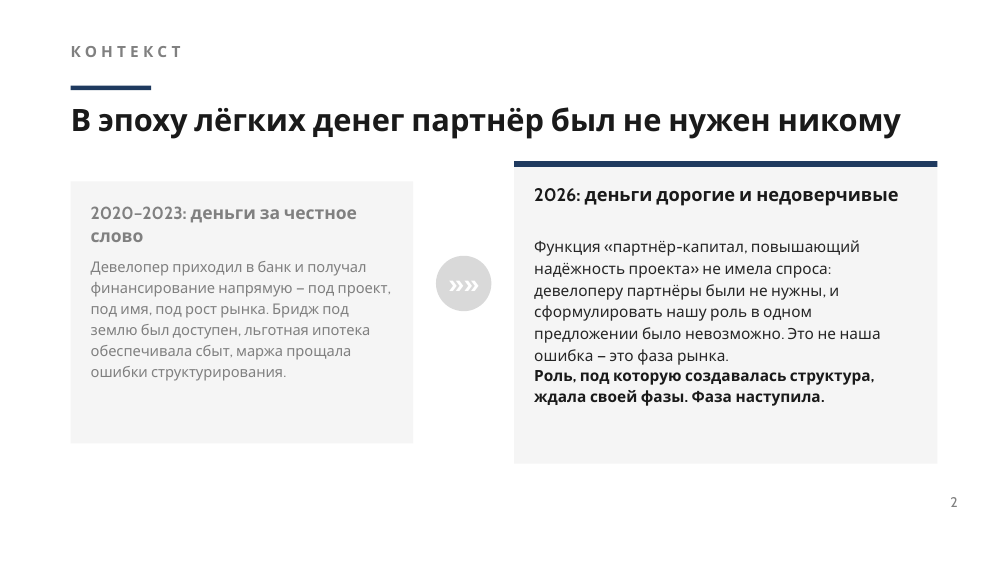
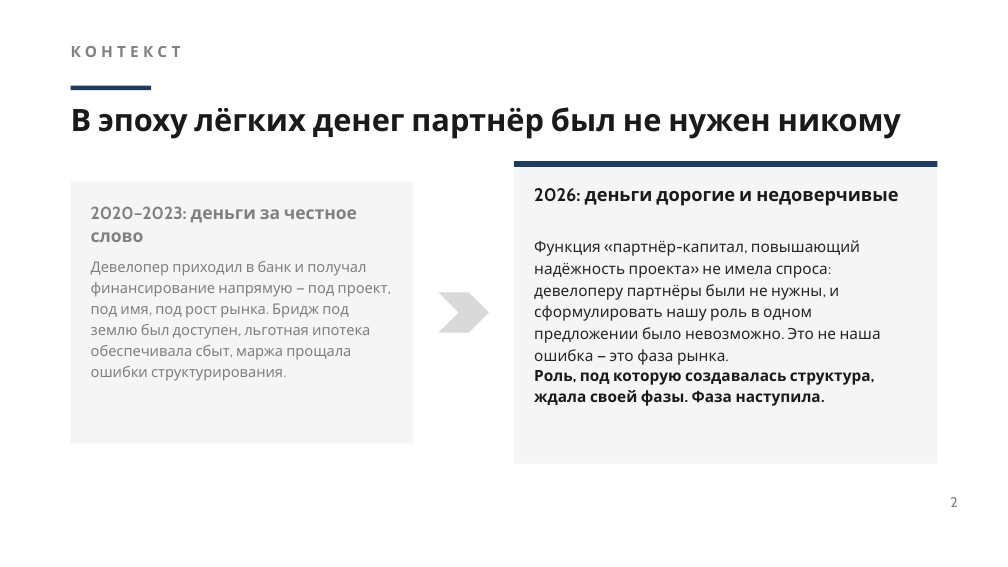
Before and after one commit to mail3875751-glitch/Solfeggio-2, a slide deck: slide 2 of Новое начало/Время партнёрских конструкций — внутренняя презентация (v2).pptx. Drawn at 1008x567 pixels with LibreOffice and Linux fonts; fonts in the diff are those of the drawing. Boxes give left, top, right and bottom in pixels: in the first picture for what was removed or moved away, otherwise in the second. Text is boxed around its words. In the diff, an @@ line names an element or a change of style, - is before the commit and + after.

```diff
--- a/Новое начало/Время партнёрских конструкций — внутренняя презентация (v2).pptx
+++ b/Новое начало/Время партнёрских конструкций — внутренняя презентация (v2).pptx
@@ text removed at [405, 256, 521, 311] @@
-»»
@@ ellipse removed at [435, 256, 491, 311] @@
@@ chevron added at [438, 292, 489, 333], fill #D9D9D9 @@
```
Also in this commit, not shown: 8 other slides changed.
